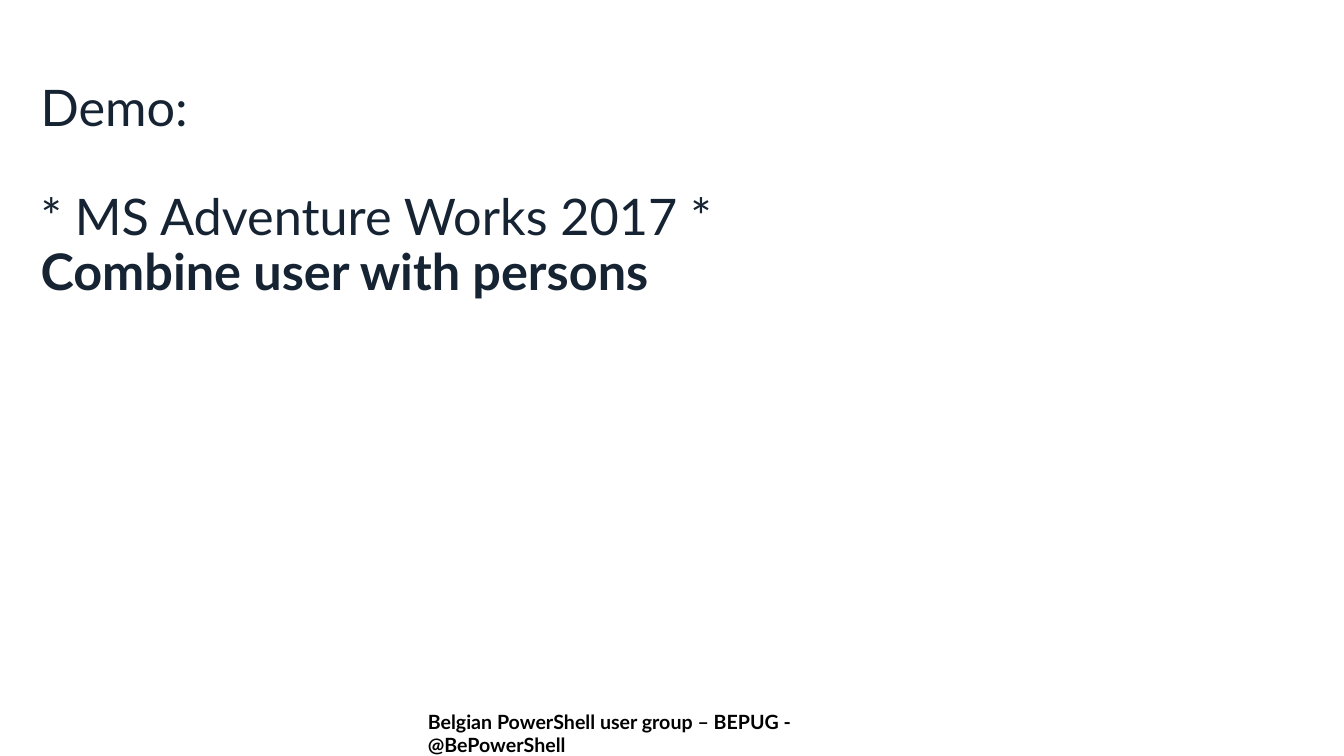
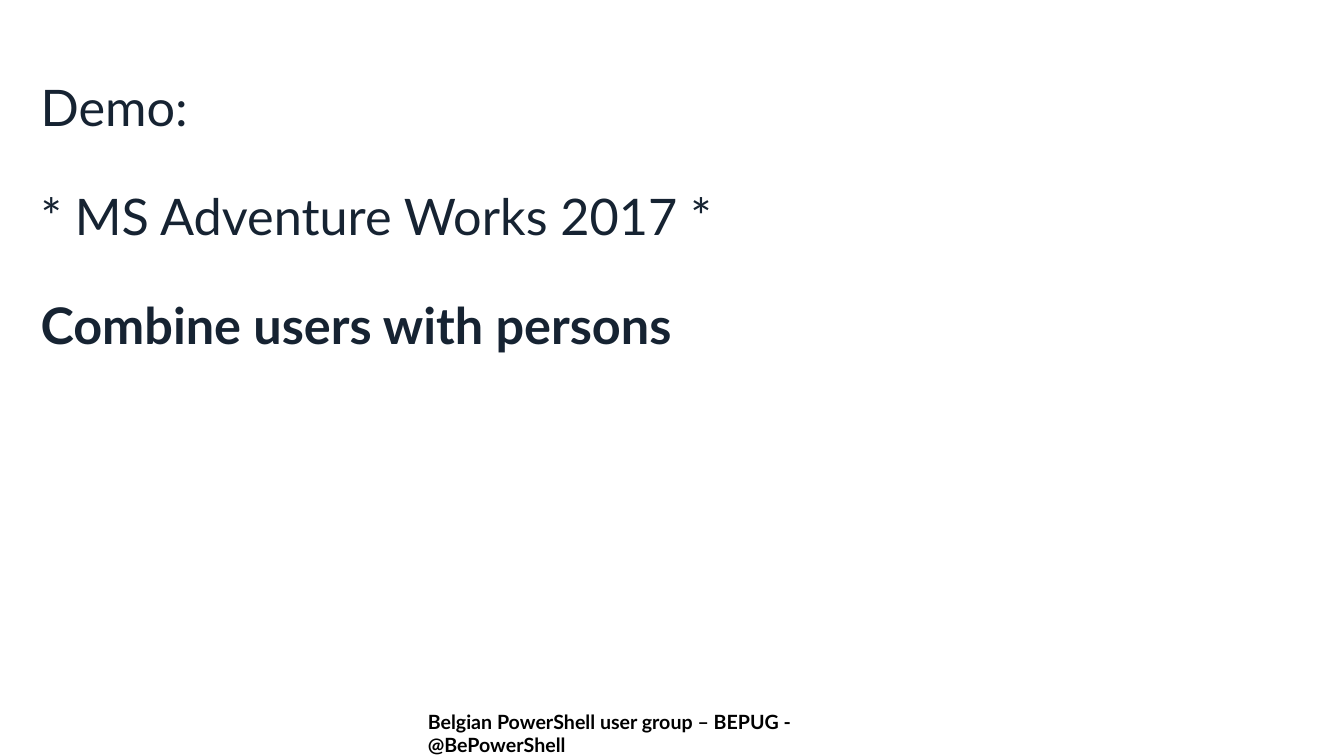
Before and after one commit to BEPUG/meetups, a slide deck: slide 8 of 20180927/Stick to the full potential of PowerShell/Stick to the full potential of PowerShell.pptx. Drawn at 1344x756 pixels with LibreOffice and Linux fonts; fonts in the diff are those of the drawing; background and template pictures are left out. Boxes give left, top, right and bottom in pixels: in the first picture for what was removed or moved away, otherwise in the second. Text is boxed around its words. In the diff, an @@ line names an element or a change of style, - is before the commit and + after.

```diff
--- a/20180927/Stick to the full potential of PowerShell/Stick to the full potential of PowerShell.pptx
+++ b/20180927/Stick to the full potential of PowerShell/Stick to the full potential of PowerShell.pptx
@@ title at [41, 90, 677, 353]: text changed @@
-Demo:
-* MS Adventure Works 2017 *
-Combine user with persons
+Demo:
+* MS Adventure Works 2017 *
+Combine users with persons
```
Also in this commit, not shown: 4 other slides changed.
